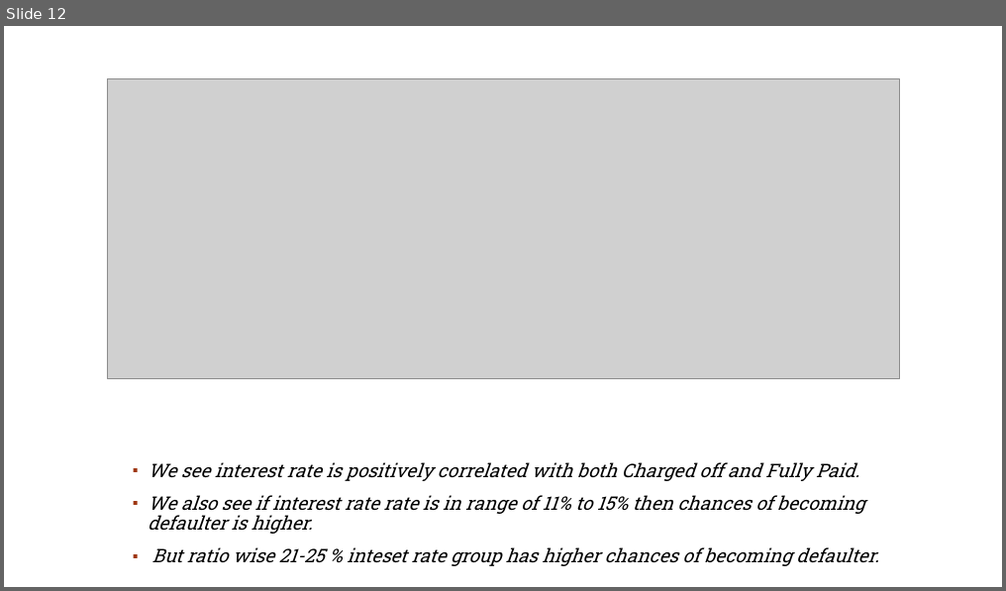
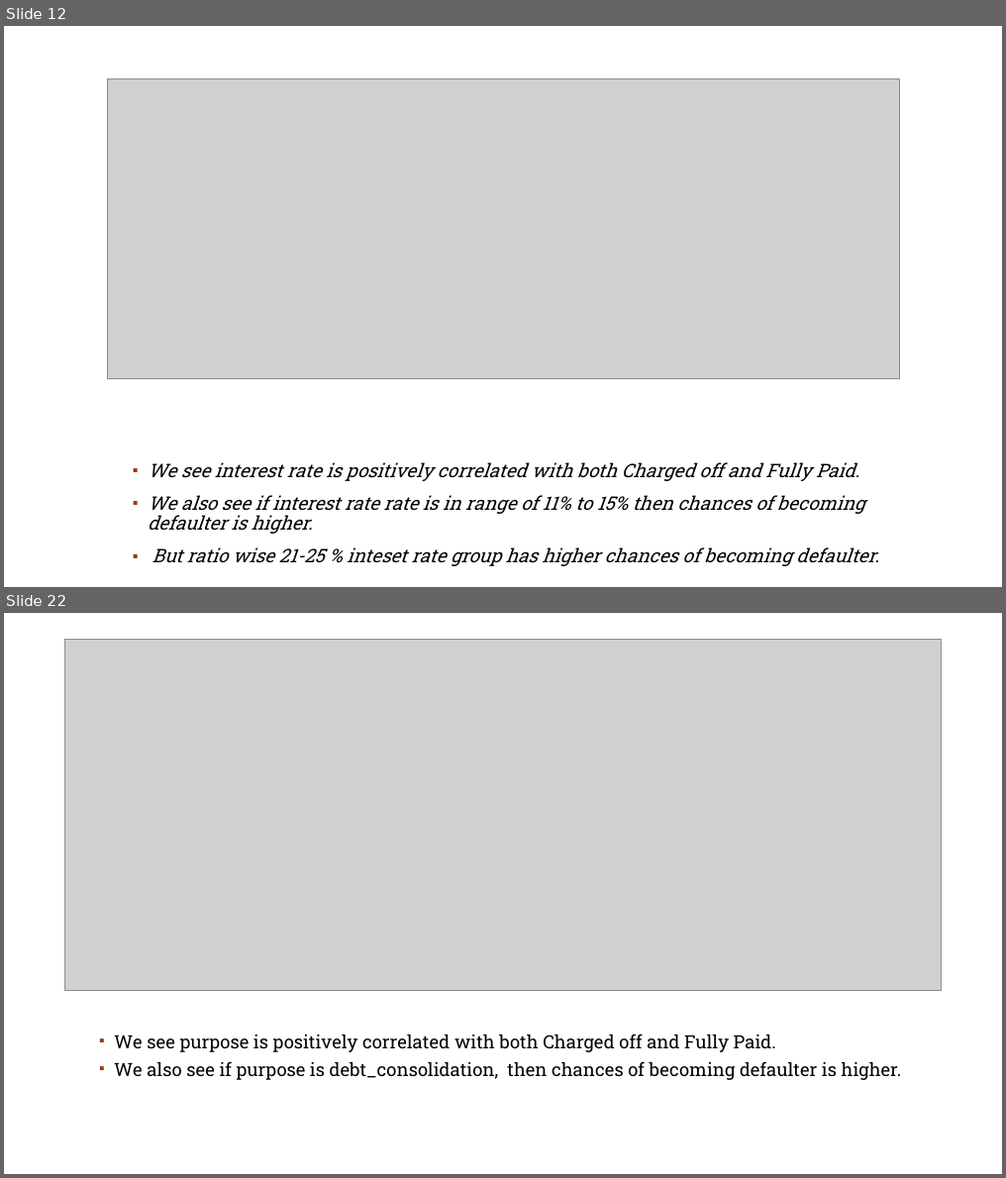
Before and after one commit to rahul2july/lendingclubcasestudy, a slide deck: lendingclubcasestudy.pptx. Shown one above the other, each under a label of ours: slide 12 before the commit, slides 12 and 22 after it; the slides between them are not shown. The pictures are 1006x591 and 1006x1178 pixels, drawn with LibreOffice and Linux fonts; fonts in the diff are those of the drawing; grey boxes stand for pictures; background and template pictures are left out. Boxes give left, top, right and bottom in pixels: in the first picture for what was removed or moved away, otherwise in the second. Text is boxed around its words. In the diff, an @@ line names an element or a change of style, - is before the commit and + after.

```diff
--- a/lendingclubcasestudy.pptx
+++ b/lendingclubcasestudy.pptx
@@ slide 22 added at bbox=[4, 613, 1002, 1174], background #FFFFFF; not listed: 1 template element that a slide beside it also shows @@
@@ picture added at bbox=[64, 639, 942, 991] @@
@@ text added at bbox=[114, 1034, 902, 1080], 17.6 pt, text #000000 @@
+▪ We see purpose is positively correlated with both Charged off and Fully Paid.
+▪ We also see if purpose is debt_consolidation, then chances of becoming defaulter is higher.
```
Also in this commit, not shown: 2 slides changed, 11 other slides added, 2 other files.
